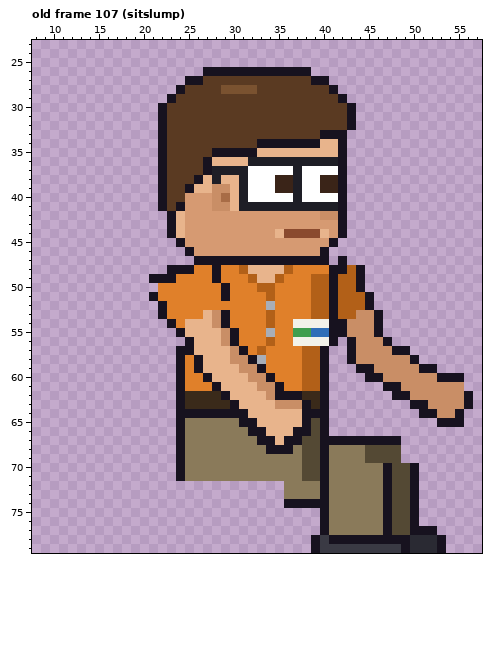
A pixel-art file gets an edit: sprites/expo/expo_ray_right_anim.aseprite. Above: the version before the commit.
64x80 pixels, 129 frames. Colours within 5 levels of each other are drawn and written as one. Shown: old frame 107 (sitslump): x 8..57, y 23..79. The commit also changed other frames, which this record leaves out.
New version:
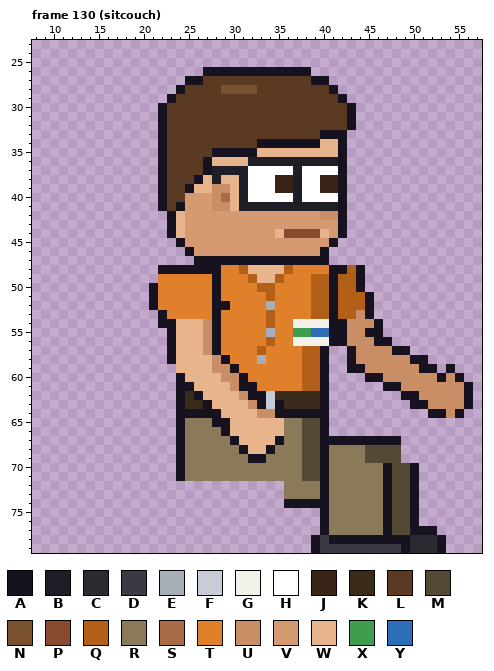
Palette (. is transparent): A #17121f  B #1e1e26  C #2a2a33  D #3a3a44  E #a8aeb8  F #c8ccd8  G #f2f2ea  H #ffffff  J #3a2418  K #3a2a1a  L #5a3a22  M #544934  N #7a5230  P #8a4a2e  Q #b26018  R #8a7a5a  S #a86c46  T #e0802a  U #c98e66  V #d69a72  W #e8b48c  X #3e9e4e  Y #2e6eb8
A new or re-ordered frame is compared with the old frame closest to it.
The edit:
frames 129 -> 135
--- frame 130 (sitcouch) is new; against old frame 107 (sitslump), layers "Near Arm", "Back Arm"
@@ x 8..57 @@
 46 .................AVVVVVVVVVVVVVVA.................
-47 ..................AAAAAAAAAAAAAAA.A...............
-48 ...............AAATTATTQWWWWQTTTTAAQA.............
-49 .............AAATTTTATTTQWWQTTTQQAQQA.............
-50 ..............TTTTTTTATTTQQTTTTQQAQQA.............
-51 .............ATTTTTTTATTTTQTTTTQQAQQQA............
-52 ..............ATTTTTTTTTTTETTTTQQAQQQA............
-53 ..............ATTTTWUATTTTQTTTTQQAQQUUA...........
-54 ...............ATWWWUATTTTQTTGGGGAAUUUA...........
-55 ................AWWWWUATTTETTXXYYAAUUUA...........
-56 .................AWWWUATTTQTTGGGGA.AUUUA..........
-57 ................AAWWWWUATQTTTTQQA..AUUUUAA........
-58 ................ATAWWWUUAETTTTQQA..AUUUUUUA.......
-59 ................ATAWWWWUUATTTTQQA...AAUUUUUAA.....
-60 ................ATTAWWWWUUATTTQQA....AAUUUUUUAAA..
-61 ................ATTTAWWWWUUATTQQA......AAUUUUUUU..
-62 ................AKKKKAWWWWUAAAKKA.......AAUUUUUUA.
-63 ................AKKKKKAWWWWUUUAKA.........AAUUUUA.
-64 ................AAAAAAAAWWWWWWAAA..........AAUUA..
-65 ................ARRRRRRAAWWWWWAMA............AAA..
-66 ................ARRRRRRRAAWWWAAMA.................
-67 ................ARRRRRRRRAAWAAMMAAAAAAAAA.........
-68 ................ARRRRRRRRRAAARMMARRRRMMMM.........
-69 ................ARRRRRRRRRRRRRMMARRRRMMMM.........
+47 ..................AAAAAAAAAAAAAAA.................
+48 ..............AAAAAAATTQWWWWQTTTTAAQA.............
+49 ..............TTTTTTATTTQWWQTTTQQAQQA.............
+50 .............ATTTTTTATTTTQQTTTTQQAQQA.............
+51 .............ATTTTTTATTTTTQTTTTQQAQQQA............
+52 .............ATTTTTTAATTTTETTTTQQAQQQA............
+53 ..............ATTTTTATTTTTQTTTTQQAQQUA............
+54 ..............AAWWWUATTTTTQTTGGGGAAUUUA...........
+55 ...............AWWWUATTTTTETTXXYYAAUUAA...........
+56 ...............AWWWUATTTTTQTTGGGGAAUUUAA..........
+57 ...............AWWWUATTTTQTTTTQQA..AUUUUAA........
+58 ...............AWWWWUATTTETTTTQQA..AUUUUUUAA......
+59 ................WWWWUUATTTTTTTQQA..AAUUUUUUAA.A...
+60 ................AWWWWUUATTTTTTQQA....AAUUUUUUAUA..
+61 ................AAWWWWUAATTTTTQQA......AAUUUUUUUA.
+62 ................AKAWWWWUAAFKKKKKA........AAUUUUUA.
+63 ................AKKAWWWWUAFAKKKKA.........AAUUUUA.
+64 ................AAAAAWWWWUUAAAAAA...........AAUA..
+65 ................ARRRAAWWWWWWRRMMA.................
+66 ................ARRRRAWWWWWWRRMMA.................
+67 ................ARRRRRAWWWWARRMMAAAAAAAAA.........
+68 ................ARRRRRRAWWARRRMMARRRRMMMM.........
+69 ................ARRRRRRRAARRRRMMARRRRMMMM.........
 70 ................ARRRRRRRRRRRRRMMARRRRRRAMMA.......
Changed places in both pictures, as pixel boxes (x1, y1, x2, y2):
erased: (338, 256, 347, 265)
changed: (149, 265, 473, 463)
